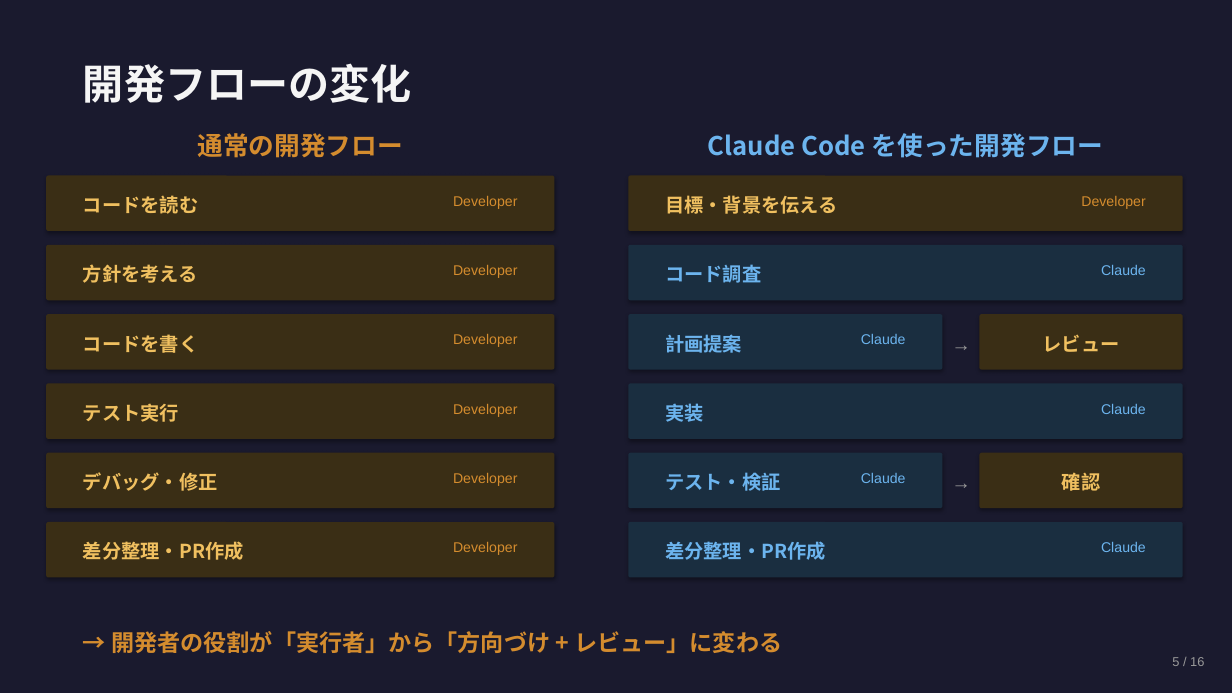
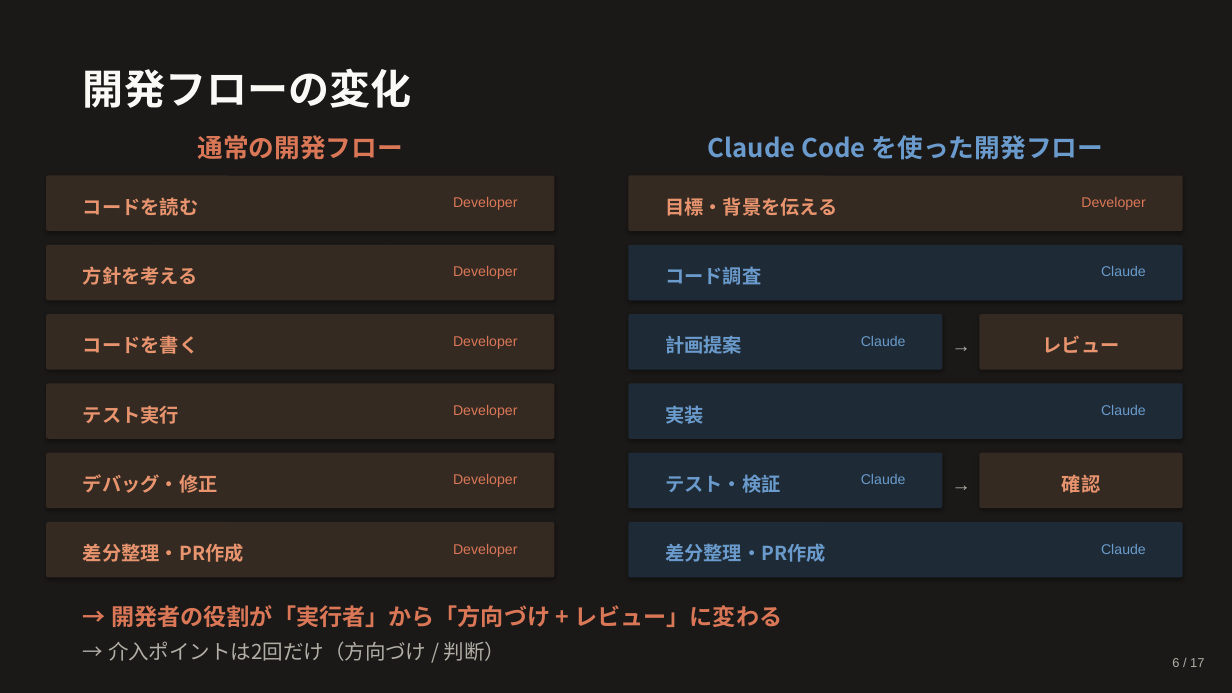
Before and after one commit to Ischca/zenn, a slide deck: slide 6 of slides/session1.pptx (slide 5 before the commit). Drawn at 1232x693 pixels with LibreOffice and Linux fonts; fonts in the diff are those of the drawing. Boxes give left, top, right and bottom in pixels: in the first picture for what was removed or moved away, otherwise in the second. Text is boxed around its words. In the diff, an @@ line names an element or a change of style, - is before the commit and + after.

```diff
--- a/slides/session1.pptx
+++ b/slides/session1.pptx
@@ background #1A1A2E to #1B1918 @@
@@ text "開発フローの変化" at [83, 68, 412, 108]: text colour #F5F5F5 to #FAF9F5; line spacing 44.8pt to 48pt @@
@@ text "通常の開発フロー" at [197, 135, 403, 160]: text colour #D48C2E to #D97757; line spacing 28pt to 30pt @@
@@ text "Claude Code を使った開発フロー" at [708, 135, 1103, 160]: text colour #6CB4EE to #6A9BCC; line spacing 28pt to 30pt @@
@@ text colour #D48C2E to #D97757; line spacing 15.4pt to 16.5pt in 7 elements at [453, 197, 517, 210], [453, 266, 517, 279], [453, 336, 517, 349], [453, 405, 517, 418], [453, 474, 517, 487], [453, 544, 517, 557], [1081, 197, 1145, 210] @@
@@ text "→" at [943, 323, 980, 360]: text colour #999999 to #B0AEA5; line spacing 21pt to 22.5pt @@
@@ text "→" at [943, 462, 980, 499]: text colour #999999 to #B0AEA5; line spacing 21pt to 22.5pt @@
@@ fill #3A2E15 to #352A22 in 9 elements at [46, 176, 555, 231], [46, 245, 555, 300], [46, 314, 555, 370], [46, 384, 555, 439], [46, 453, 555, 508], [46, 522, 555, 578], [628, 176, 1183, 231], [980, 314, 1183, 370], [980, 453, 1183, 508] @@
@@ text colour #F0C060 to #E8956F; line spacing 21pt to 22.5pt in 9 elements at [83, 197, 198, 216], [83, 266, 198, 285], [83, 335, 198, 354], [83, 405, 179, 424], [83, 474, 218, 493], [83, 543, 244, 562], [665, 197, 838, 216], [1043, 335, 1120, 353], [1062, 475, 1100, 493] @@
@@ fill #1A2E40 to #1E2A35 in 5 elements at [628, 245, 1183, 300], [628, 314, 943, 370], [628, 384, 1183, 439], [628, 453, 943, 508], [628, 522, 1183, 578] @@
@@ text colour #6CB4EE to #6A9BCC; line spacing 21pt to 22.5pt in 5 elements at [665, 266, 761, 285], [665, 335, 742, 354], [665, 405, 703, 424], [665, 474, 780, 493], [665, 543, 826, 562] @@
@@ text colour #6CB4EE to #6A9BCC; line spacing 15.4pt to 16.5pt in 5 elements at [1101, 266, 1146, 276], [861, 336, 906, 346], [1101, 405, 1146, 415], [861, 474, 906, 484], [1101, 544, 1146, 554] @@
@@ text "→ 開発者の役割が「実行者」から「方向づけ + レビュー」に変わる": place and size @@
-text "→ 開発者の役割が「実行者」から「方向づけ + レビュー」に変わる" at [111, 631, 782, 653]
+text "→ 開発者の役割が「実行者」から「方向づけ + レビュー」に変わる" at [111, 605, 782, 627]
@@ text "→ 開発者の役割が「実行者」から「方向づけ + レビュー」に変わる" at [111, 605, 782, 627]: text colour #D48C2E to #D97757; line spacing 25.2pt to 27pt @@
@@ text added at [108, 641, 505, 661], 16 pt, text #B0AEA5 @@
+→ 介入ポイントは2回だけ（方向づけ / 判断）
@@ text at [1172, 658, 1204, 667]: text changed; text colour #999999 to #B0AEA5 @@
-5 / 16
+6 / 17
```
Also in this commit, not shown: 15 other slides changed, 1 slide added, 1 other file.
